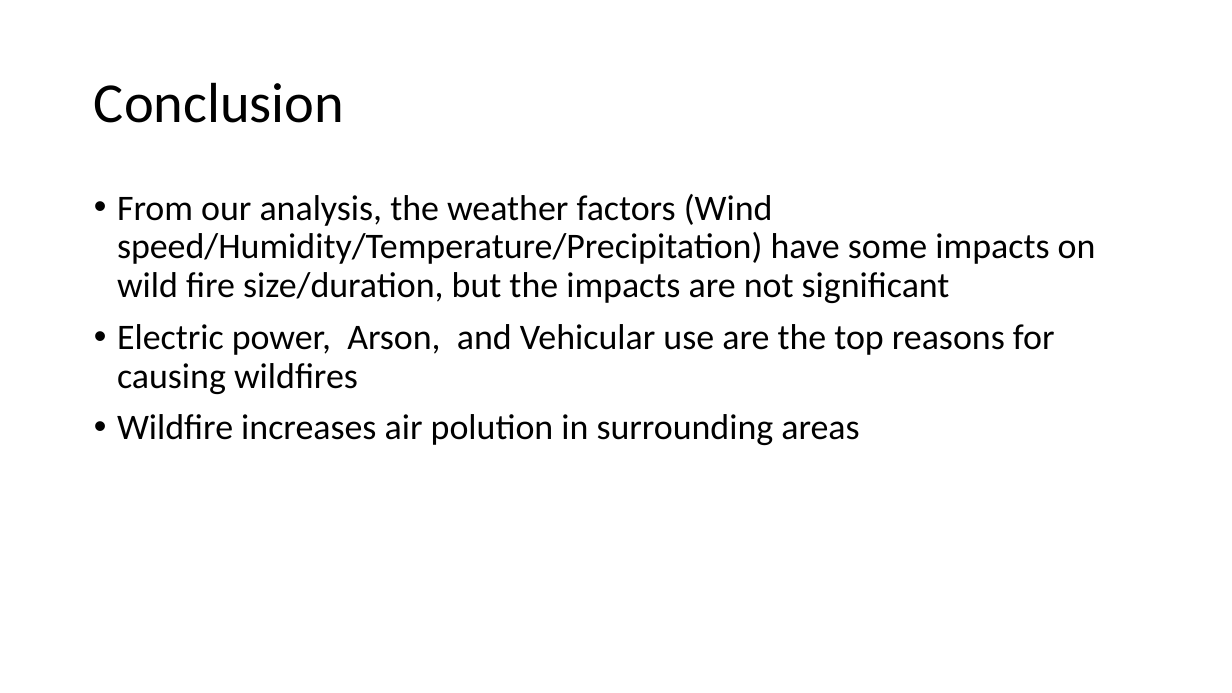
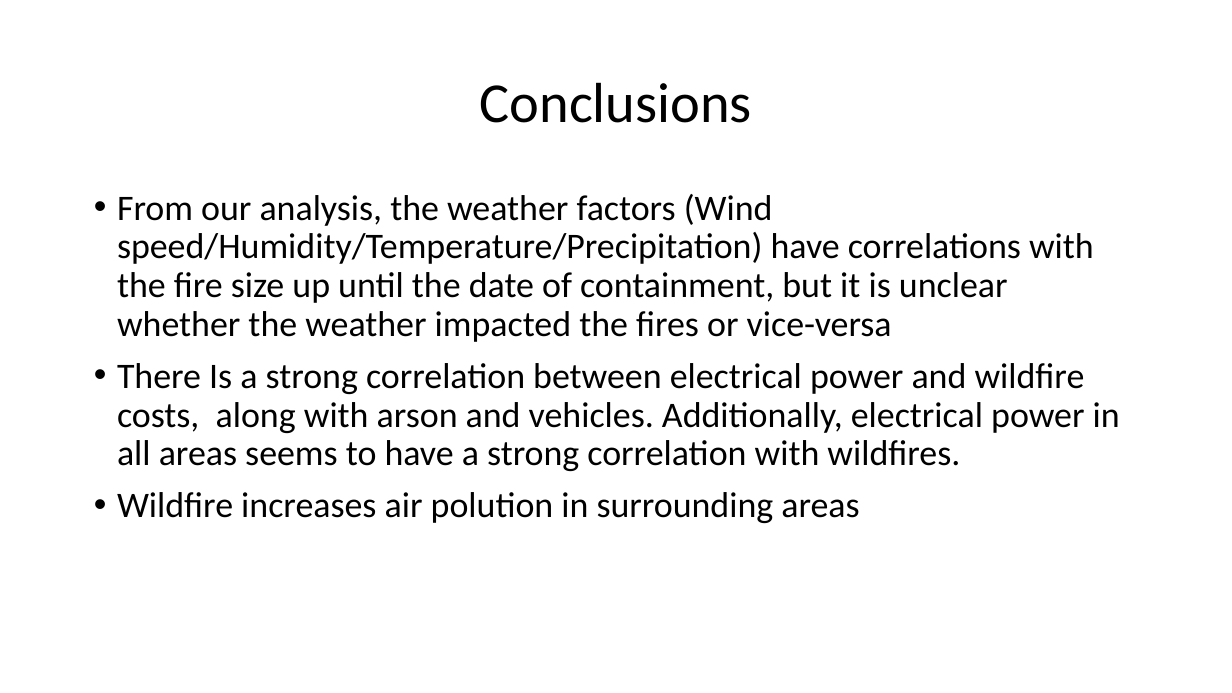
Before and after one commit to susanwxia/ProjectOne, a slide deck: slide 11 of PPT/project01_wanxia.pptx (slide 22 before the commit). Drawn at 1232x693 pixels with LibreOffice and Linux fonts; fonts in the diff are those of the drawing; background and template pictures are left out. Boxes give left, top, right and bottom in pixels: in the first picture for what was removed or moved away, otherwise in the second. Text is boxed around its words. In the diff, an @@ line names an element or a change of style, - is before the commit and + after.

```diff
--- a/PPT/project01_wanxia.pptx
+++ b/PPT/project01_wanxia.pptx
@@ title at (480,82,752,123): text changed @@
-Conclusion
+Conclusions
@@ text at (117,194,1120,471): text changed @@
-• From our analysis, the weather factors (Wind speed/Humidity/Temperature/Precipitation) have some impacts on wild fire size/duration, but the impacts are not significant
-• Electric power, Arson, and Vehicular use are the top reasons for causing wildfires
+• From our analysis, the weather factors (Wind speed/Humidity/Temperature/Precipitation) have correlations with the fire size up until the date of containment, but it is unclear whether the weather impacted the fires or vice-versa
+• There Is a strong correlation between electrical power and wildfire costs, along with arson and vehicles. Additionally, electrical power in all areas seems to have a strong correlation with wildfires.
```
Also in this commit, not shown: 2 other slides changed, 6 slides added, 17 slides removed.
